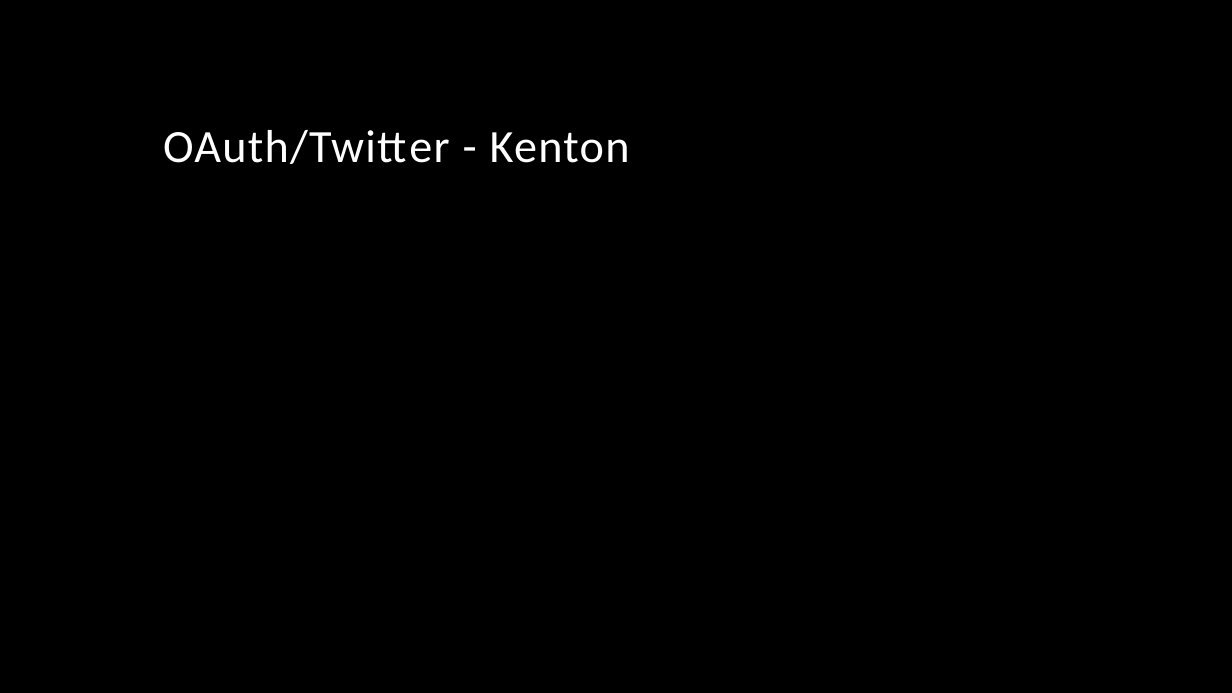
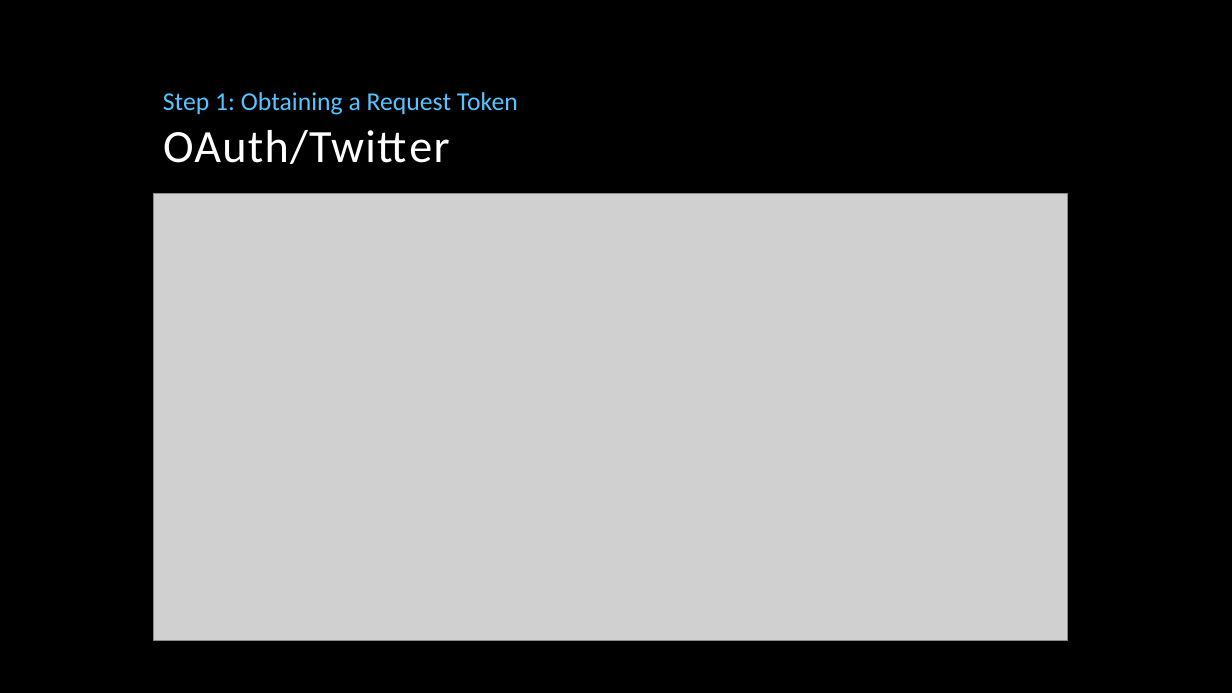
Before and after one commit to SebastianKarstensen/CIS454, a slide deck: slide 8 of Prototype Presentation/Autobook Prototype Presentation w NO VIDEOS.pptx (slide 6 before the commit). Drawn at 1232x693 pixels with LibreOffice and Linux fonts; fonts in the diff are those of the drawing; grey boxes stand for pictures; background and template pictures are left out. Boxes give left, top, right and bottom in pixels: in the first picture for what was removed or moved away, otherwise in the second. Text is boxed around its words. In the diff, an @@ line names an element or a change of style, - is before the commit and + after.

Commit message:
Home Screen Buttons + Landscape Layout
- Added the new buttons to the main screen
- The Twitter-button changes appearence when clicked
- Created assets-folder with fonts for using different typefaces
- Added landscape layout for the home screen
- Updated the PowerPoint-presentation for the prototype with no videos

```diff
--- a/Prototype Presentation/Autobook Prototype Presentation w NO VIDEOS.pptx
+++ b/Prototype Presentation/Autobook Prototype Presentation w NO VIDEOS.pptx
@@ text added at (x1=163, y1=92, x2=518, y2=115), 20 pt, text #56C5FF @@
+Step 1: Obtaining a Request Token
@@ title at (x1=163, y1=130, x2=450, y2=164): text changed @@
-OAuth/Twitter - Kenton
+OAuth/Twitter
@@ picture added at (x1=153, y1=194, x2=1067, y2=641) @@
```
Also in this commit, not shown: 5 other slides changed, 8 slides added, 2 slides removed, 18 other files.
